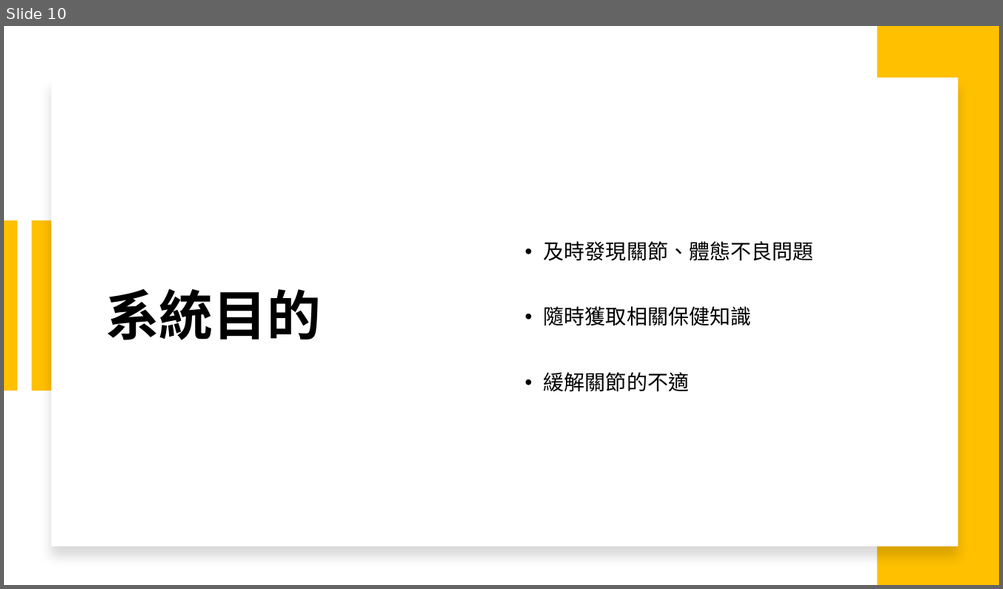
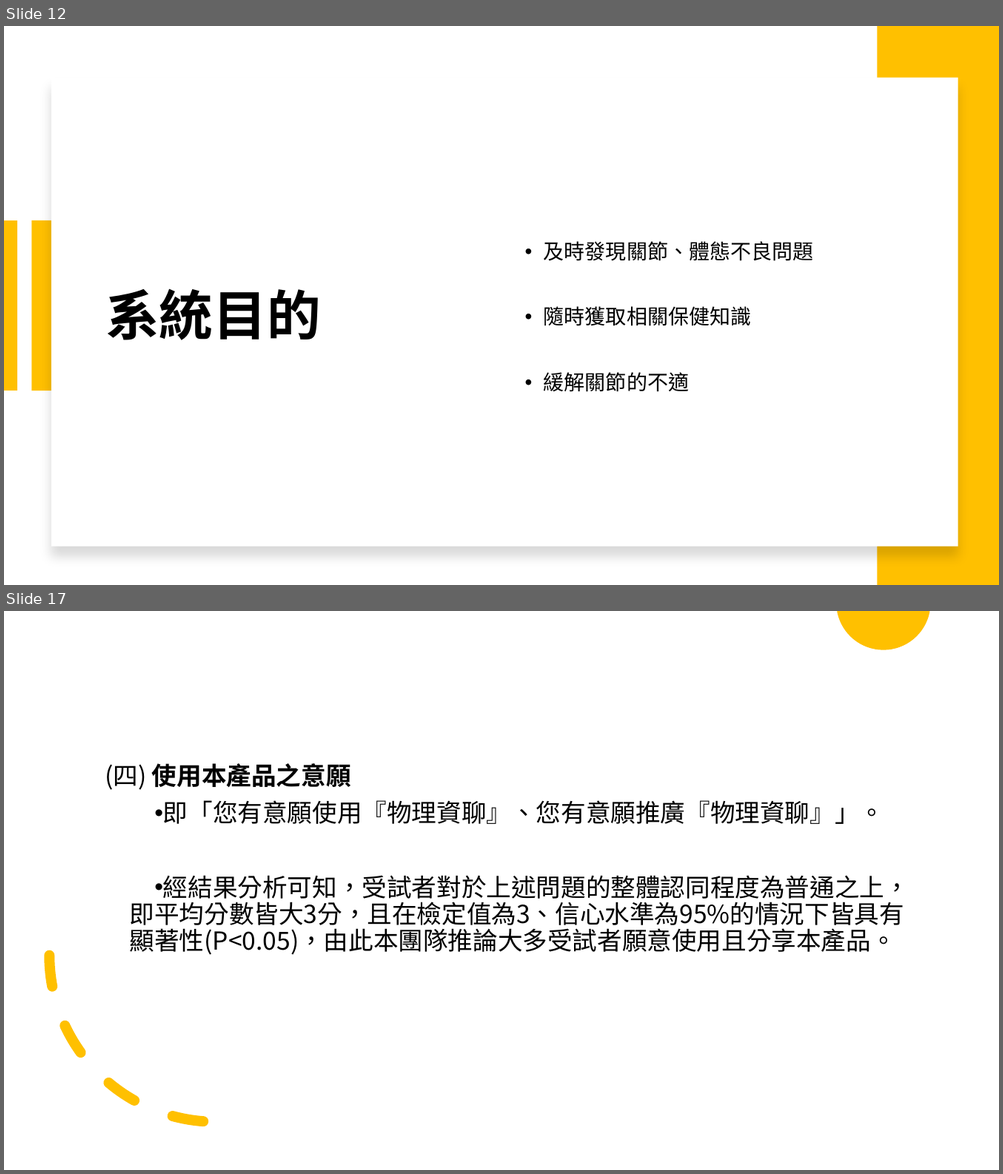
Before and after one commit to michaelchen1225/-, a slide deck: 企研/企研報告.pptx. Shown one above the other, each under a label of ours: slide 10 before the commit, slides 12 and 17 after it; the slides between them are not shown. The pictures are 1003x589 and 1003x1174 pixels, drawn with LibreOffice and Linux fonts; fonts in the diff are those of the drawing. Boxes give left, top, right and bottom in pixels: in the first picture for what was removed or moved away, otherwise in the second. Text is boxed around its words. In the diff, an @@ line names an element or a change of style, - is before the commit and + after.

```diff
--- a/企研/企研報告.pptx
+++ b/企研/企研報告.pptx
@@ slide 17 added at (x1=4, y1=611, x2=999, y2=1170), background #FFFFFF @@
@@ freeform shape added at (x1=836, y1=611, x2=929, y2=649), fill #FFC000 @@
@@ text added at (x1=105, y1=763, x2=909, y2=955), 24 pt, text #000000 @@
+(四) 使用本產品之意願
+• 即「您有意願使用『物理資聊』、您有意願推廣『物理資聊』」。
+• 經結果分析可知，受試者對於上述問題的整體認同程度為普通之上，即平均分數皆大3分，且在檢定值為3、信心水準為95%的情況下皆具有顯著性(P<0.05)，由此本團隊推論大多受試者願意使用且分享本產品。
@@ arc (boxed as its full ellipse) added at (x1=50, y1=789, x2=383, y2=1123), outline #FFC000 10 pt dashed @@
@@ what was slide 10 is now slide 12 @@
```
Also in this commit, not shown: 8 slides changed, 10 other slides added, 6 slides removed, 8 other files.
